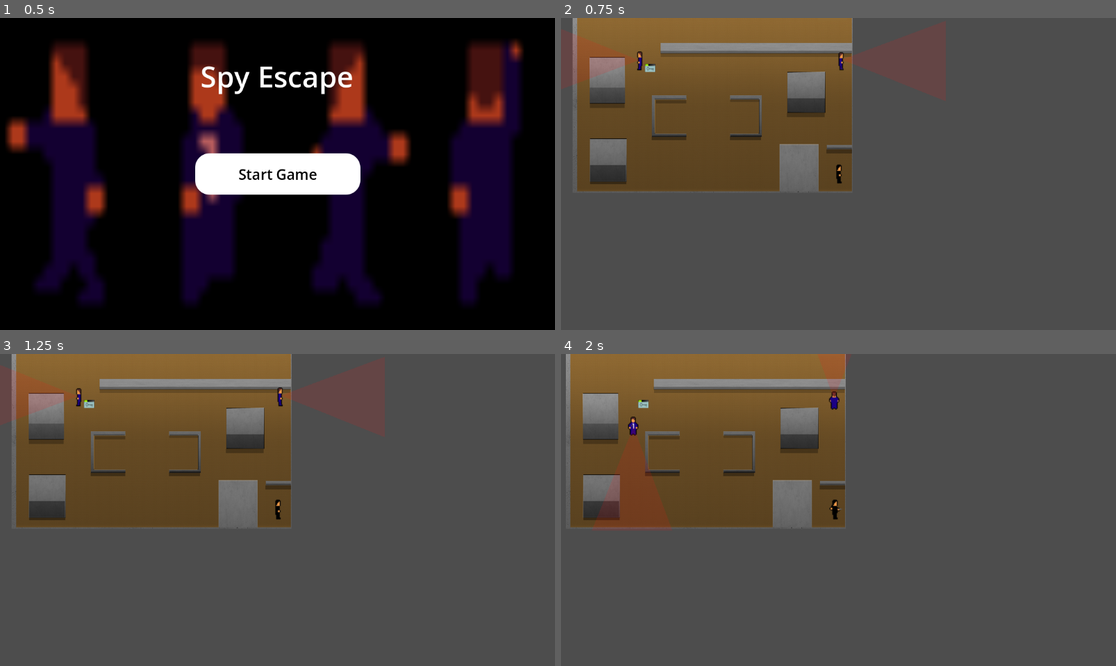
Above: before the commit, frames 1-4 (two rows, left to right).
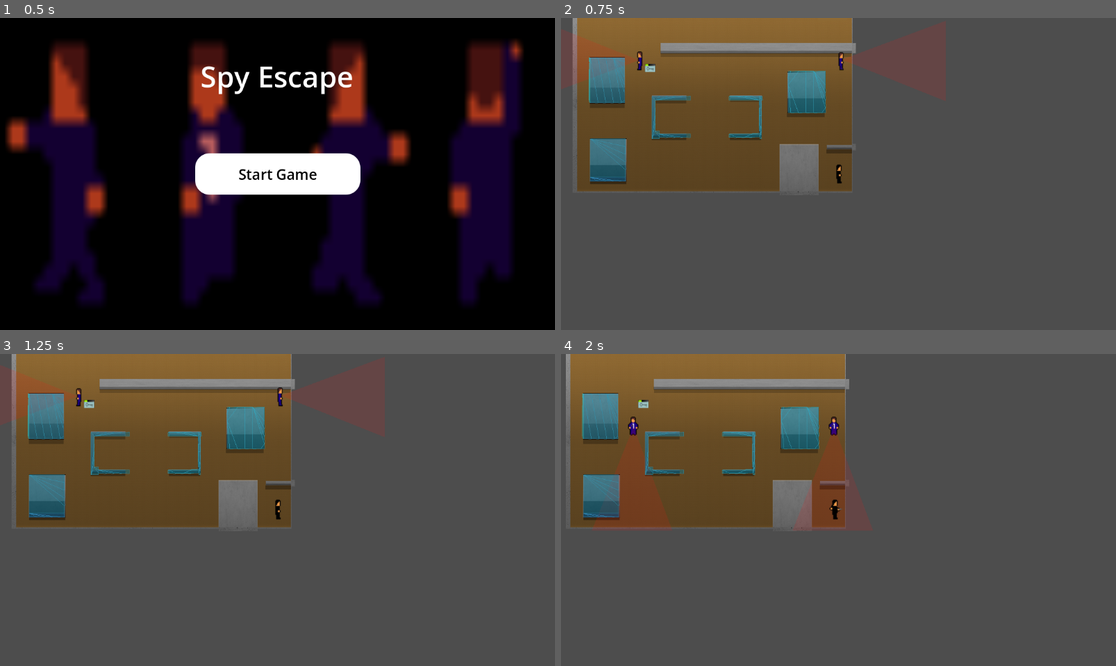
Above: after the commit, the same moments.

Repository: dakaleeb/GodotGroupProject
Game: Godot game, scene res://main_menu.tscn
Same seed, same stepped clock (60 frames per second), same inputs: the game is played once before the commit and once after it.
Inputs (mouse positions are in pixels of both pictures, inside the frame that each line leads up to):
- Up to frame 1 (0.5 s): no input
- Up to frame 2 (0.75 s): click "Start Game" at 0.5 s
- Up to frame 3 (1.25 s): no input
- Up to frame 4 (2 s): tap Enter at 1.25 s; move the mouse to (960, 494) at 1.27 s; hold Right (right) from 1.28 s (still down); hold Shift (run) from 1.28 s (still down); click (960, 494) at 1.35 s

Frame 1 is identical in both runs. In frame 2, 3.3% of the frame differs, in the area x 5-54%, y 8-53%; in frame 3, 3.3%; in frame 4, 3.6%, in the area x 3-52%, y 8-57%.

Commit message:
maybe fixed

Diff:
--- a/spy-escape/Character/guard.gd
+++ b/spy-escape/Character/guard.gd
@@ -16,25 +16,17 @@
 
 var patrol_points: Array[Vector2] = []
 var current_patrol_index := 0
-var patrol_forward := true
 var waiting := false
 var wait_timer := 0.0
 
 @onready var anim: AnimatedSprite2D = $AnimatedSprite2D
 @onready var nav_agent: NavigationAgent2D = $NavigationAgent2D
 @onready var detector: Area2D = $Detector
-
-var attack_offsets := {
-	"down": Vector2(0, 20),
-	"left": Vector2(-20, 0),
-	"up": Vector2(0, -20),
-	"right": Vector2(20, 0)
-}
+@onready var sight_ray: RayCast2D = $SightRay
 
 var attack_distance := 40.0
 var attack_cooldown := 0.5
 var attack_timer := 0.0
-var attack_hit_done := false
 
 func _ready():
 	patrol_points.clear()
@@ -52,15 +44,20 @@
 	if scene_root:
 		target = _find_node_recursive(scene_root, "Player")
 
-	# Set unique avoidance layers for each guard
-	nav_agent.avoidance_layers = 1 << get_instance_id()
-	nav_agent.avoidance_mask = (1 << get_instance_id()) | (1 << (get_instance_id() + 1))
-
-func _find_node_recursive(node: Node, name: String) -> Node:
-	if node.name == name:
+	nav_agent.avoidance_enabled = true
+	nav_agent.radius = 12.0
+	nav_agent.max_speed = run_speed
+	nav_agent.path_max_distance = 4.0
+
+	sight_ray.enabled = true
+	sight_ray.collide_with_bodies = true
+	sight_ray.collide_with_areas = false
+
+func _find_node_recursive(node: Node, target_name: String) -> Node:
+	if node.name == target_name:
 		return node
 	for child in node.get_children():
-		var result = _find_node_recursive(child, name)
+		var result = _find_node_recursive(child, target_name)
 		if result:
 			return result
 	return null
@@ -70,44 +67,52 @@
 		return
 
 	attack_timer = max(attack_timer - delta, 0)
-
 	velocity = Vector2.ZERO
 
-	# --- Chasing logic ---
 	if target and is_instance_valid(target):
 		var distance = global_position.distance_to(target.global_position)
+
 		if chasing:
-			if distance > lose_sight_range:
+			if distance > lose_sight_range or not _can_see_player():
 				chasing = false
 				returning = true
-				nav_agent.target_position = patrol_points[0]
+				current_patrol_index = _get_closest_patrol_point()
+				nav_agent.target_position = patrol_points[current_patrol_index]
 			else:
 				chase_target()
-		elif distance < detection_range:
+		elif distance < detection_range and _can_see_player():
 			chasing = true
+			returning = false
 			chase_target()
 
-	# --- Patrol/Return ---
 	if returning:
 		handle_return(delta)
 	else:
 		handle_patrol(delta)
 
-	# --- Attack logic ---
 	if target and is_instance_valid(target):
 		var dist = global_position.distance_to(target.global_position)
 		if dist <= attack_distance:
 			if attack_timer <= 0:
-				print("💥 Guard hits player:", target.name)
-				target.take_damage(1)
+				if "take_damage" in target:
+					target.take_damage(1)
 				attack_timer = attack_cooldown
 			anim.play("attack_" + direction)
-		else:
-			pass
+
 	move_and_slide()
 
 func chase_target() -> void:
-	var dir_vector = (target.global_position - global_position).normalized()
+	if nav_agent == null or target == null:
+		return
+
+	nav_agent.target_position = target.global_position
+
+	if nav_agent.is_navigation_finished():
+		velocity = Vector2.ZERO
+		return
+
+	var next_pos = nav_agent.get_next_path_position()
+	var dir_vector = (next_pos - global_position).normalized()
 	velocity = dir_vector * run_speed
 
 	if abs(dir_vector.x) > abs(dir_vector.y):
@@ -123,7 +128,6 @@
 	else:
 		anim.play("run_" + direction)
 
-# --- Patrol/Return/Chase functions ---
 func handle_patrol(delta: float) -> void:
 	if patrol_points.size() < 2:
 		anim.play("idle_" + direction)
@@ -141,7 +145,6 @@
 	var dir_vector = (target_point - global_position).normalized()
 	velocity = dir_vector * walk_speed
 
-	# Determine facing direction
 	if abs(dir_vector.x) > abs(dir_vector.y):
 		direction = "right" if dir_vector.x > 0 else "left"
 	else:
@@ -150,23 +153,20 @@
 	update_detector_direction()
 	anim.play("walk_" + direction)
 
-	# Check if reached patrol point
 	if global_position.distance_to(target_point) < 10:
 		waiting = true
 		wait_timer = patrol_wait_time
-
 		current_patrol_index += 1
 		if current_patrol_index >= patrol_points.size():
 			current_patrol_index = 0
 
-func handle_return(delta: float) -> void:
+func handle_return(_delta: float) -> void:
 	if patrol_points.size() == 0:
 		returning = false
 		return
 
 	if nav_agent.is_navigation_finished():
 		returning = false
-		current_patrol_index = 0
 		return
 
 	var next_position = nav_agent.get_next_path_position()
@@ -181,21 +181,38 @@
 	update_detector_direction()
 	anim.play("walk_" + direction)
 
-# --- Rotate Detector Cone ---
+func _can_see_player() -> bool:
+	if target == null or not is_instance_valid(target):
+		return false
+
+	var local_target = to_local(target.global_position)
+	sight_ray.target_position = local_target
+	sight_ray.force_raycast_update()
+
+	if sight_ray.is_colliding():
+		var collider = sight_ray.get_collider()
+		return collider.name == "Player"
+	return true
+
+func _get_closest_patrol_point() -> int:
+	var closest_index := 0
+	var closest_distance := INF
+	for i in patrol_points.size():
+		var dist = global_position.distance_to(patrol_points[i])
+		if dist < closest_distance:
+			closest_distance = dist
+			closest_index = i
+	return closest_index
+
 func update_detector_direction():
 	if detector == null:
 		return
 	match direction:
-		"up":
-			detector.rotation_degrees = 90
-		"down":
-			detector.rotation_degrees = -90
-		"left":
-			detector.rotation_degrees = 0
-		"right":
-			detector.rotation_degrees = 180
-
-# --- Damage / Death ---
+		"up": detector.rotation_degrees = 90
+		"down": detector.rotation_degrees = -90
+		"left": detector.rotation_degrees = 0
+		"right": detector.rotation_degrees = 180
+
 func take_damage(amount: int):
 	if is_dead:
 		return
@@ -212,17 +229,14 @@
 	anim.play("death_" + direction)
 	anim.animation_finished.connect(func(anim_name):
 		if anim_name.begins_with("death"):
-			queue_free()
-)
+			queue_free())
 
 func _on_Detector_body_entered(body: Node2D) -> void:
 	if is_dead:
 		return
 	if body.name == "Player":
-		print("Player has entered Detector Body!")
 		target = body
 		chasing = true
 		returning = false
-		attack_hit_done = false
 		chase_target()
 		move_and_slide()
--- a/spy-escape/Character/guard.tscn
+++ b/spy-escape/Character/guard.tscn
@@ -1,7 +1,8 @@
-[gd_scene load_steps=5 format=3 uid="uid://buk77dkedpr0x"]
+[gd_scene load_steps=6 format=3 uid="uid://buk77dkedpr0x"]
 
 [ext_resource type="Script" uid="uid://bmlm8vil1p3oe" path="res://Character/guard.gd" id="1_ywg5g"]
 [ext_resource type="SpriteFrames" uid="uid://b4tfgixuxyn0c" path="res://Character/Guard.tres" id="2_ynq6l"]
+[ext_resource type="PackedScene" uid="uid://bjwowtiab8c4f" path="res://detector.tscn" id="3_ynq6l"]
 
 [sub_resource type="RectangleShape2D" id="RectangleShape2D_ywg5g"]
 size = Vector2(17, 24)
@@ -34,4 +35,8 @@
 
 [node name="NavigationAgent2D" type="NavigationAgent2D" parent="."]
 
-[connection signal="body_entered" from="AttackArea" to="." method="_on_attack_area_body_entered"]
+[node name="Detector" parent="." instance=ExtResource("3_ynq6l")]
+
+[node name="SightRay" type="RayCast2D" parent="."]
+collision_mask = 15
+collide_with_areas = true
--- a/spy-escape/level_1.tscn
+++ b/spy-escape/level_1.tscn
@@ -1,15 +1,14 @@
-[gd_scene load_steps=25 format=4 uid="uid://rgqnpeke3fw1"]
+[gd_scene load_steps=24 format=4 uid="uid://rgqnpeke3fw1"]
 
 [ext_resource type="Texture2D" uid="uid://c3gl5mqobo74q" path="res://scene.png" id="1_hbghi"]
-[ext_resource type="Script" path="res://node_2d.gd" id="1_j7kpp"]
+[ext_resource type="Script" uid="uid://bsk4qamacn725" path="res://node_2d.gd" id="1_j7kpp"]
 [ext_resource type="Texture2D" uid="uid://bxv4gnrnny0fl" path="res://sceneObjects.png" id="2_hn12h"]
 [ext_resource type="PackedScene" uid="uid://dn58ws5ur6fkc" path="res://Character/player.tscn" id="3_hn12h"]
 [ext_resource type="Texture2D" uid="uid://do1e5qis6i5sy" path="res://keycard.png" id="3_rka8t"]
 [ext_resource type="Texture2D" uid="uid://ype7hc7jj75f" path="res://door.png" id="4_5hph3"]
-[ext_resource type="Script" path="res://key_card.gd" id="4_5rr72"]
+[ext_resource type="Script" uid="uid://c757joxormgny" path="res://key_card.gd" id="4_5rr72"]
 [ext_resource type="PackedScene" uid="uid://buk77dkedpr0x" path="res://Character/guard.tscn" id="4_ihfcg"]
-[ext_resource type="Script" path="res://greendoor.gd" id="6_gyffv"]
-[ext_resource type="PackedScene" uid="uid://bjwowtiab8c4f" path="res://detector.tscn" id="10_gyffv"]
+[ext_resource type="Script" uid="uid://b8tm26q41w0de" path="res://greendoor.gd" id="6_gyffv"]
 
 [sub_resource type="TileSetAtlasSource" id="TileSetAtlasSource_hn12h"]
 texture = ExtResource("2_hn12h")
@@ -2318,7 +2317,6 @@
 script = ExtResource("1_j7kpp")
 
 [node name="TileMapLayer2" type="TileMapLayer" parent="scene/Node2D"]
-visible = false
 tile_map_data = PackedByteArray("AADu//f/AAACAAoAAADu//j/AAACAAsAAADu//n/AAACAAwAAADv//f/AAADAAoAAADv//j/AAADAAsAAADv// …(6832 unchanged characters)…
 tile_set = SubResource("TileSet_ihfcg")
 collision_visibility_mode = 1
@@ -2414,6 +2412,43 @@
 [node name="PatrolPoint12" type="Marker2D" parent="scene"]
 position = Vector2(-39, 178)
 
+[node name="NavigationObstacle2D" type="NavigationObstacle2D" parent="scene"]
+position = Vector2(262, 12)
+
+[node name="CollisionShape2D" type="CollisionShape2D" parent="scene/NavigationObstacle2D"]
+position = Vector2(-437.5, -209.75)
+shape = SubResource("RectangleShape2D_rka8t")
+
+[node name="CollisionShape2D2" type="CollisionShape2D" parent="scene/NavigationObstacle2D"]
+position = Vector2(-297, -204.5)
+shape = SubResource("RectangleShape2D_5hph3")
+
+[node name="CollisionShape2D3" type="CollisionShape2D" parent="scene/NavigationObstacle2D"]
+position = Vector2(-197.5, -204.5)
+shape = SubResource("RectangleShape2D_j7kpp")
+
+[node name="CollisionShape2D4" type="CollisionShape2D" parent="scene/NavigationObstacle2D"]
+position = Vector2(-84.5, -202)
+shape = SubResource("RectangleShape2D_bjebc")
+
+[node name="CollisionShape2D5" type="CollisionShape2D" parent="scene/NavigationObstacle2D"]
+position = Vector2(-480, 41)
+shape = SubResource("RectangleShape2D_5rr72")
+
+[node name="CollisionShape2D6" type="CollisionShape2D" parent="scene/NavigationObstacle2D"]
+position = Vector2(-480.75, 209.25)
+shape = SubResource("RectangleShape2D_gyffv")
+
+[node name="CollisionShape2D7" type="CollisionShape2D" parent="scene/NavigationObstacle2D"]
+position = Vector2(-69.875, 69)
+shape = SubResource("RectangleShape2D_gyffv")
+
+[node name="CollisionPolygon2D" type="CollisionPolygon2D" parent="scene/NavigationObstacle2D"]
+polygon = PackedVector2Array(-227, 74, -227, 83, -169, 83, -169, 152, -228, 152, -228, 161, -161, 161, -161, 73)
+
+[node name="CollisionPolygon2D2" type="CollisionPolygon2D" parent="scene/NavigationObstacle2D"]
+polygon = PackedVector2Array(-319, 73, -391, 73, -391, 159, -318, 159, -319, 153, -383, 153, -383, 81, -319, 81)
+
 [node name="Guard" parent="." groups=["guards"] instance=ExtResource("4_ihfcg")]
 position = Vector2(262, 12)
 patrol_points_paths = Array[NodePath]([NodePath("../scene/PatrolPoint1"), NodePath("../scene/PatrolPoint2"), NodePath("../scene/PatrolPoint5"), NodePath("../scene/PatrolPoint6"), NodePath("../scene/PatrolPoint7"), NodePath("../scene/PatrolPoint8")])
@@ -2424,45 +2459,6 @@
 navigation_polygon = SubResource("NavigationPolygon_gyffv")
 navigation_layers = 3
 
-[node name="NavigationObstacle2D" type="NavigationObstacle2D" parent="Guard"]
-
-[node name="CollisionShape2D" type="CollisionShape2D" parent="Guard/NavigationObstacle2D"]
-position = Vector2(-437.5, -209.75)
-shape = SubResource("RectangleShape2D_rka8t")
-
-[node name="CollisionShape2D2" type="CollisionShape2D" parent="Guard/NavigationObstacle2D"]
-position = Vector2(-297, -204.5)
-shape = SubResource("RectangleShape2D_5hph3")
-
-[node name="CollisionShape2D3" type="CollisionShape2D" parent="Guard/NavigationObstacle2D"]
-position = Vector2(-197.5, -204.5)
-shape = SubResource("RectangleShape2D_j7kpp")
-
-[node name="CollisionShape2D4" type="CollisionShape2D" parent="Guard/NavigationObstacle2D"]
-position = Vector2(-84.5, -202)
-shape = SubResource("RectangleShape2D_bjebc")
-
-[node name="CollisionShape2D5" type="CollisionShape2D" parent="Guard/NavigationObstacle2D"]
-position = Vector2(-480, 41)
-shape = SubResource("RectangleShape2D_5rr72")
-
-[node name="CollisionShape2D6" type="CollisionShape2D" parent="Guard/NavigationObstacle2D"]
-position = Vector2(-480.75, 209.25)
-shape = SubResource("RectangleShape2D_gyffv")
-
-[node name="CollisionShape2D7" type="CollisionShape2D" parent="Guard/NavigationObstacle2D"]
-position = Vector2(-69.875, 69)
-shape = SubResource("RectangleShape2D_gyffv")
-
-[node name="CollisionPolygon2D" type="CollisionPolygon2D" parent="Guard/NavigationObstacle2D"]
-polygon = PackedVector2Array(-227, 74, -227, 83, -169, 83, -169, 152, -228, 152, -228, 161, -161, 161, -161, 73)
-
-[node name="CollisionPolygon2D2" type="CollisionPolygon2D" parent="Guard/NavigationObstacle2D"]
-polygon = PackedVector2Array(-319, 73, -391, 73, -391, 159, -318, 159, -319, 153, -383, 153, -383, 81, -319, 81)
-
-[node name="Detector" parent="Guard" instance=ExtResource("10_gyffv")]
-collision_mask = 255
-
 [node name="Guard3" parent="." groups=["guards"] instance=ExtResource("4_ihfcg")]
 position = Vector2(-151, 12)
 patrol_points_paths = Array[NodePath]([NodePath("../scene/PatrolPoint8"), NodePath("../scene/PatrolPoint7"), NodePath(" …(202 unchanged characters)…
@@ -2473,9 +2469,6 @@
 navigation_polygon = SubResource("NavigationPolygon_ihfcg")
 navigation_layers = 3
 
-[node name="Detector" parent="Guard3" instance=ExtResource("10_gyffv")]
-collision_mask = 255
-
 [node name="Guard2" parent="." groups=["guards"] instance=ExtResource("4_ihfcg")]
 position = Vector2(-239, -238)
 patrol_points_paths = Array[NodePath]([NodePath("../scene/PatrolPoint3"), NodePath("../scene/PatrolPoint4"), NodePath("../scene/PatrolPoint9"), NodePath("../scene/PatrolPoint10")])
@@ -2486,9 +2479,5 @@
 navigation_polygon = SubResource("NavigationPolygon_ihfcg")
 navigation_layers = 3
 
-[node name="Detector" parent="Guard2" instance=ExtResource("10_gyffv")]
-
 [connection signal="body_entered" from="scene/Node2D/keyCard" to="scene/Node2D/keyCard" method="_on_body_entered"]
 [connection signal="body_entered" from="scene/Node2D/greendoor" to="scene/Node2D/greendoor" method="_on_body_entered"]
-[connection signal="body_entered" from="Guard/Detector" to="Guard" method="_on_Detector_body_entered"]
-[connection signal="body_entered" from="Guard3/Detector" to="Guard3" method="_on_Detector_body_entered"]
Not shown: 1 places in spy-escape/level_1.tscn that only renumber resources
